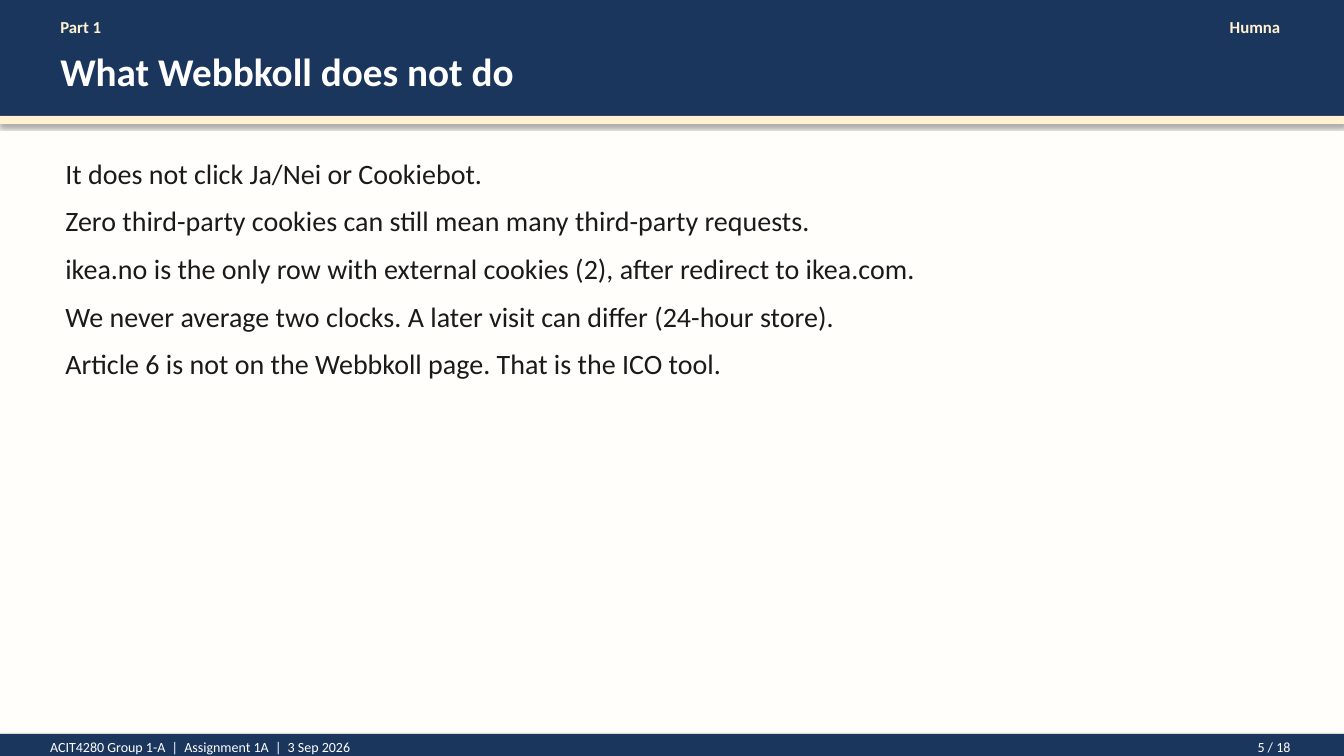
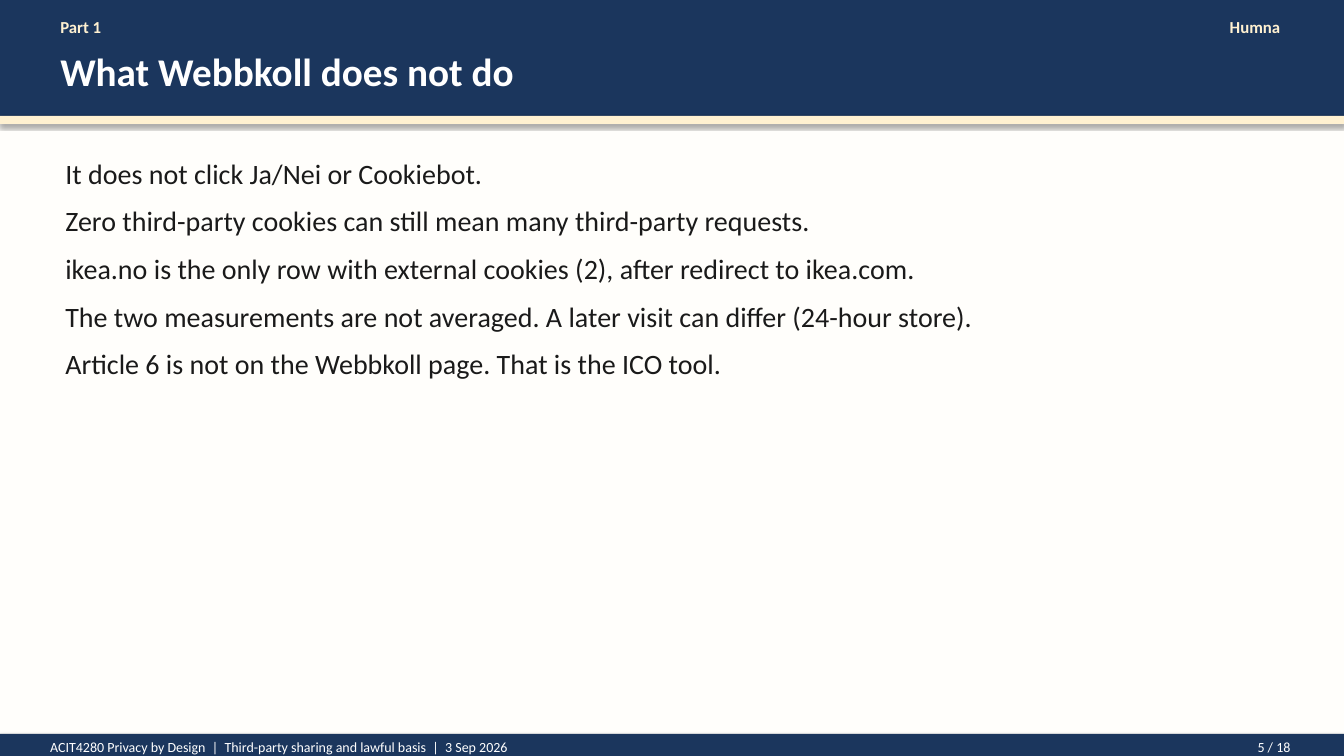
Before and after one commit to kasa031/Bacheloroppgave, a slide deck: slide 5 of ACIT4280_1A_presentation.pptx. Drawn at 1344x756 pixels with LibreOffice and Linux fonts; fonts in the diff are those of the drawing. Boxes give left, top, right and bottom in pixels: in the first picture for what was removed or moved away, otherwise in the second. Text is boxed around its words. In the diff, an @@ line names an element or a change of style, - is before the commit and + after.

```diff
--- a/ACIT4280_1A_presentation.pptx
+++ b/ACIT4280_1A_presentation.pptx
@@ text at (x1=65, y1=306, x2=971, y2=332): text changed @@
-We never average two clocks. A later visit can differ (24-hour store).
+The two measurements are not averaged. A later visit can differ (24-hour store).
@@ text at (x1=50, y1=742, x2=507, y2=755): text changed @@
-ACIT4280 Group 1-A | Assignment 1A | 3 Sep 2026
+ACIT4280 Privacy by Design | Third-party sharing and lawful basis | 3 Sep 2026
```
Also in this commit, not shown: 17 other slides changed, 13 other files.
